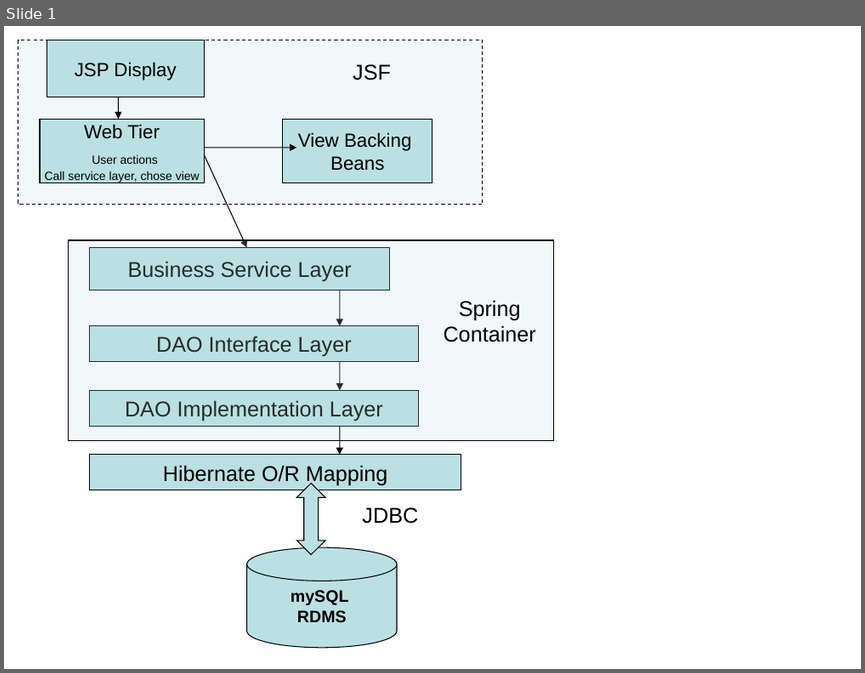
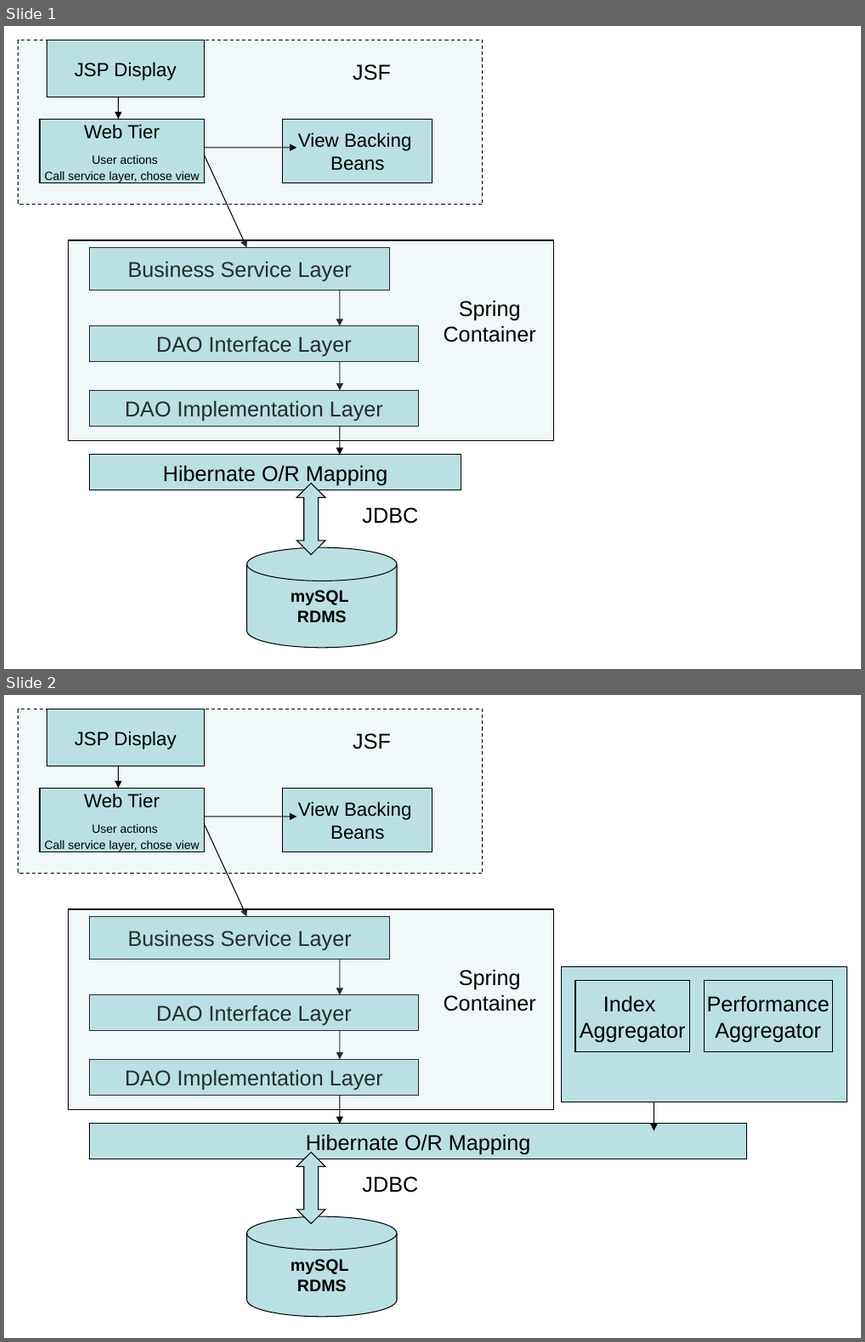
Before and after one commit to NCIP/cagrid-docs, a slide deck: docs/portal/AppLayerDiagram.ppt. Shown one above the other, each under a label of ours: slide 1 before the commit, slides 1 and 2 after it. The pictures are 865x673 and 865x1342 pixels, drawn with LibreOffice and Linux fonts; fonts in the diff are those of the drawing. Boxes give left, top, right and bottom in pixels: in the first picture for what was removed or moved away, otherwise in the second. Text is boxed around its words. In the diff, an @@ line names an element or a change of style, - is before the commit and + after.

```diff
--- a/docs/portal/AppLayerDiagram.ppt
+++ b/docs/portal/AppLayerDiagram.ppt
@@ slide 2 added at (4,695,861,1338), background #FFFFFF @@
@@ rectangle added at (18,709,483,874), fill #BBE0E3 at 20% opacity, outline #000000 0.74 pt dashed @@
@@ rectangle added at (46,709,204,767), fill #BBE0E3, outline #000000 0.74 pt, 16 pt, text #000000 @@
+JSP Display
@@ text added at (352,733,391,749), 18 pt, text #000000 @@
+JSF
@@ arrow added from (118, 766) to (118, 788), #000000 0.74 pt @@
@@ rectangle added at (40,788,205,851), fill #BBE0E3, outline #000000 0.74 pt, 10 pt, text #000000 @@
+Web Tier
+User actions
+Call service layer, chose view
@@ rectangle added at (283,788,432,851), fill #BBE0E3, outline #000000 0.74 pt, 16 pt, text #000000 @@
+View Backing
+Beans
@@ arrow added from (204, 817) to (297, 817), #000000 0.74 pt @@
@@ arrow added from (204, 823) to (246, 916), #000000 0.74 pt @@
@@ rectangle added at (69,909,554,1109), fill #BBE0E3 at 20% opacity, outline #000000 0.74 pt @@
@@ rectangle added at (90,916,390,959), fill #BBE0E3, outline #000000 0.74 pt, 18 pt, text #000000 @@
+Business Service Layer
@@ arrow added from (340, 959) to (340, 995), #000000 0.74 pt @@
@@ text added at (443,969,536,1011), 18 pt, text #000000 @@
+Spring Container
@@ rectangle added at (561,967,846,1102), fill #BBE0E3, outline #000000 0.74 pt @@
@@ rectangle added at (90,995,418,1031), fill #BBE0E3, outline #000000 0.74 pt, 18 pt, text #000000 @@
+DAO Interface Layer
@@ rectangle added at (575,981,689,1051), fill #BBE0E3, outline #000000 0.74 pt, 18 pt, text #000000 @@
+Index
+Aggregator
@@ rectangle added at (704,981,833,1051), fill #BBE0E3, outline #000000 0.74 pt, 18 pt, text #000000 @@
+Performance
+Aggregator
@@ arrow added from (340, 1031) to (340, 1059), #000000 0.74 pt @@
@@ rectangle added at (90,1059,418,1095), fill #BBE0E3, outline #000000 0.74 pt, 18 pt, text #000000 @@
+DAO Implementation Layer
@@ arrow added from (340, 1095) to (340, 1123), #000000 0.74 pt @@
@@ arrow added from (653, 1102) to (653, 1130), #000000 0.74 pt @@
@@ rectangle added at (90,1123,747,1159), fill #BBE0E3, outline #000000 0.74 pt, 18 pt, text #000000 @@
+Hibernate O/R Mapping
@@ up down arrow added at (297,1151,325,1223), fill #BBE0E3, outline #000000 0.74 pt @@
@@ text added at (362,1176,418,1192), 18 pt, text #000000 @@
+JDBC
@@ cylinder added at (246,1216,397,1316), fill #BBE0E3, outline #000000 0.74 pt, 14 pt, text #000000, bold @@
+mySQL
+RDMS
```
Also in this commit, not shown: 1 other slide added.
